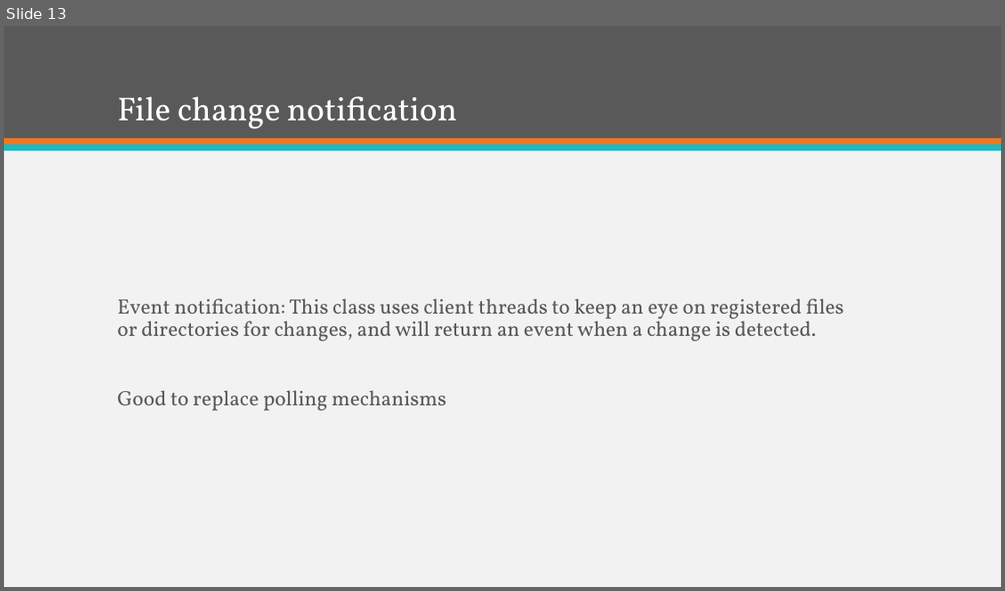
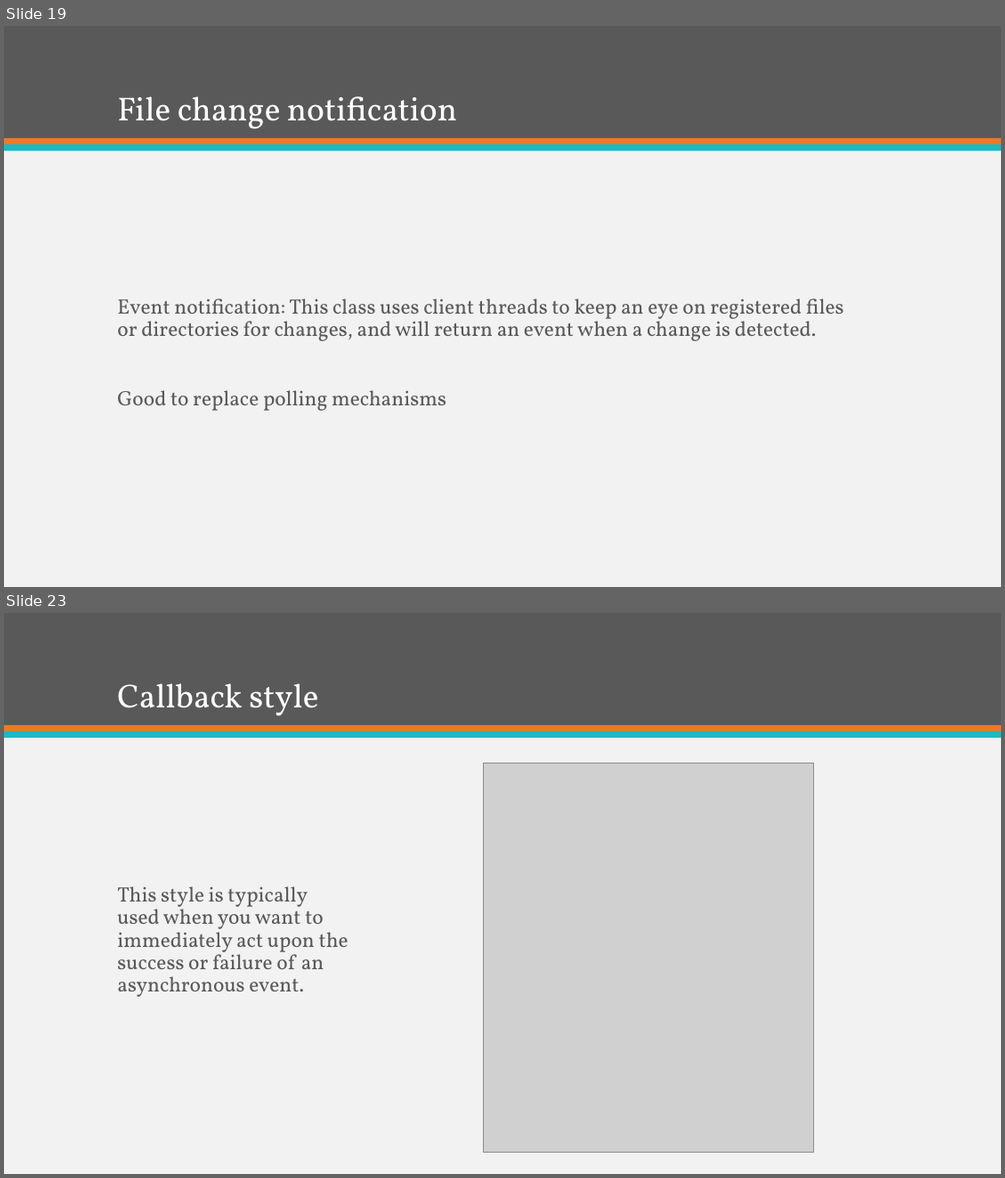
Before and after one commit to KKAries/my-repository, a slide deck: Brief Introduction of Java 7.pptx. Shown one above the other, each under a label of ours: slide 13 before the commit, slides 19 and 23 after it; the slides between them are not shown. The pictures are 1005x591 and 1005x1178 pixels, drawn with LibreOffice and Linux fonts; fonts in the diff are those of the drawing; grey boxes stand for pictures. Boxes give left, top, right and bottom in pixels: in the first picture for what was removed or moved away, otherwise in the second. Text is boxed around its words. In the diff, an @@ line names an element or a change of style, - is before the commit and + after.

```diff
--- a/Brief Introduction of Java 7.pptx
+++ b/Brief Introduction of Java 7.pptx
@@ slide 23 added at <box>4,613,1001,1174</box>, background #F2F2F2; not listed: 3 template elements that a slide beside it also shows @@
@@ title added at <box>117,683,318,716</box>, 32 pt, text #FFFFFF @@
+Callback style
@@ picture added at <box>484,763,814,1152</box> @@
@@ text added at <box>117,886,348,997</box>, 20 pt, text #595959 @@
+This style is typically used when you want to immediately act upon the success or failure of an asynchronous event.
@@ what was slide 13 is now slide 19 @@
```
Also in this commit, not shown: 3 slides changed, 10 other slides added, 2 other files.
